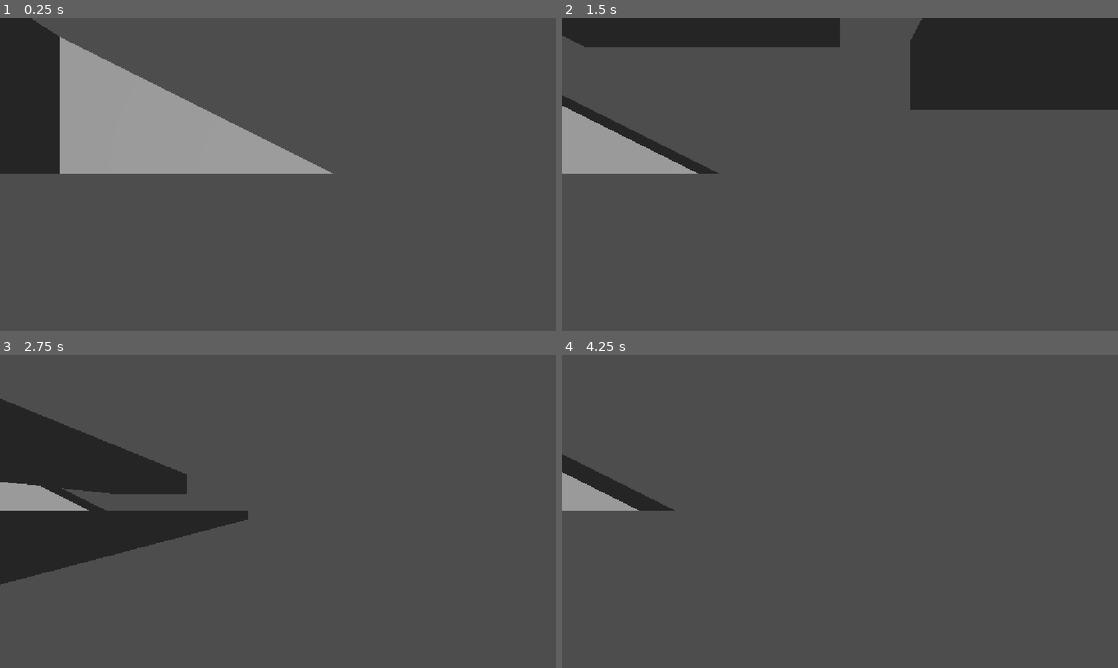
Above: before the commit, frames 1-4 (two rows, left to right).
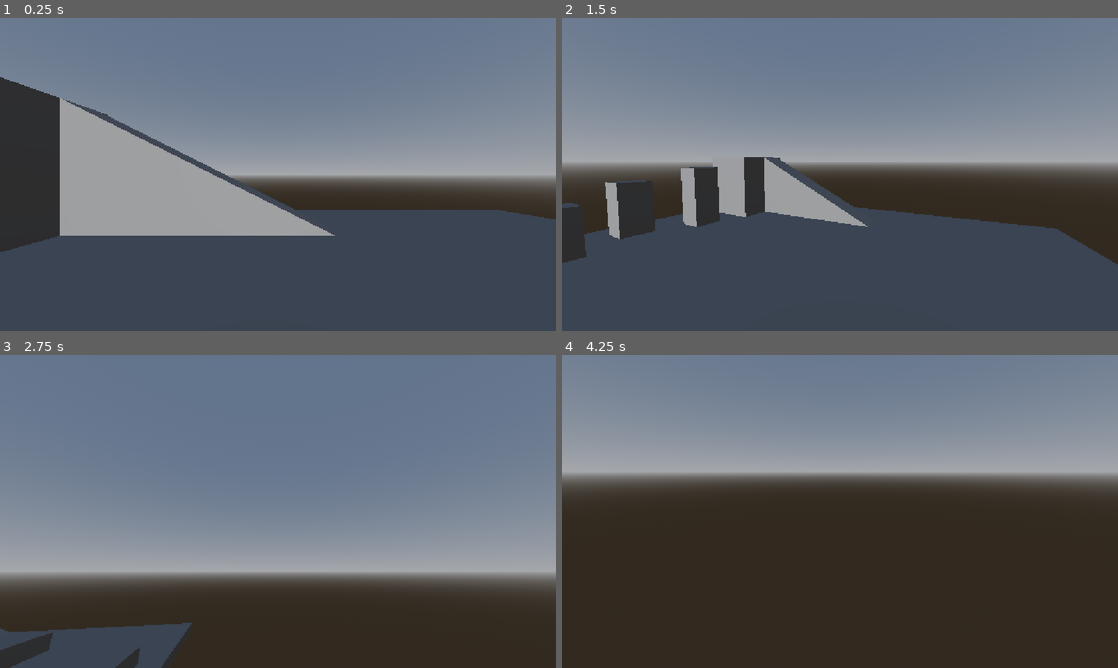
Above: after the commit, the same moments.

Repository: sebaselchadmomos/DarkestNights
Game: Godot game, scene res://Scenes/Gym.tscn
Two runs of this game, one before a commit and one after it. Both use one fixed random seed, a clock stepped at 60 frames per second and the inputs below.
Inputs (mouse positions are in pixels of both pictures, inside the frame that each line leads up to):
- Up to frame 1 (0.25 s): no input
- Up to frame 2 (1.5 s): move the mouse to (962, 158) at 0.52 s; hold D (move_right) 0.53-1.28 s; hold Tab (ui_focus_next) 0.53-1.28 s; tap Space (jump, bound only after the commit) at 0.77, 0.8, 1.07, 1.35 s; move the mouse to (728, 190) at 1.27 s; hold S (move_back) from 1.28 s (still down)
- Up to frame 3 (2.75 s): tap Space (jump, bound only after the commit) at 1.52, 1.82, 2.3 s; tap Tab (ui_focus_next) at 1.55 s; move the mouse to (333, 442) at 2.02 s; release S (move_back) at 2.03 s; hold D (move_right) from 2.03 s (still down); hold Tab (ui_focus_next) from 2.03 s (still down)
- Up to frame 4 (4.25 s): move the mouse to (812, 574) at 2.77 s; release D (move_right) at 2.78 s; release Tab (ui_focus_next) at 2.78 s; hold W (move_forward) 2.78-3.53 s; tap Tab (ui_focus_next) at 2.85 s; tap Space (jump, bound only after the commit) at 3.02, 3.32 s; move the mouse to (1006, 558) at 3.52 s; hold A (move_left) from 3.53 s (still down); hold Space (jump, bound only after the commit) from 3.53 s (still down); tap Escape (ui_cancel) at 4.15 s

The runs differ from the first frame. In frame 1, 56% of the frame differs, in the area x 0-100%, y 0-75%; in frame 2, 61%; in frame 3, 93%; in frame 4, 97%, in the area x 0-100%, y 0-100%.

Commit message:
Caminar + Salto
El jugador ya puede caminar y saltar, además, le añadí las colisiones al GYM

Diff:
--- a/darkest-nights/Player.tscn
+++ b/darkest-nights/Player.tscn
@@ -13,15 +13,16 @@
 
 [node name="Pivot" type="Node3D" parent="CharacterBody3D" unique_id=911055637]
 
-[node name="Marker3D" type="Marker3D" parent="CharacterBody3D" unique_id=1455002347]
-
-[node name="Camera3D" type="Camera3D" parent="CharacterBody3D/Marker3D" unique_id=491630876]
-transform = Transform3D(1, 0, 0, 0, 1, 0, 0, 0, 1, 0, 0.5, -0.10467237)
-current = true
-
 [node name="CollisionShape3D" type="CollisionShape3D" parent="CharacterBody3D" unique_id=1625188646]
 shape = SubResource("CapsuleShape3D_g4v7s")
 debug_color = Color(0, 0.57108206, 0.8436342, 0.41960785)
 
 [node name="MeshInstance3D" type="MeshInstance3D" parent="CharacterBody3D/CollisionShape3D" unique_id=35779933]
 mesh = SubResource("CapsuleMesh_g4v7s")
+
+[node name="Camera3D" type="Camera3D" parent="CharacterBody3D" unique_id=491630876]
+transform = Transform3D(1, 0, 0, 0, 1, 0, 0, 0, 1, 0, 0.5, -0.10467237)
+current = true
+
+[node name="Marker3D" type="Marker3D" parent="CharacterBody3D/Camera3D" unique_id=1455002347]
+transform = Transform3D(1, 0, 0, 0, 1, 0, 0, 0, 1, 0, -0.5, 0.10467237)
--- a/darkest-nights/Scenes/Gym.tscn
+++ b/darkest-nights/Scenes/Gym.tscn
@@ -2,7 +2,17 @@
 
 [ext_resource type="PackedScene" uid="uid://bvcv4t3lshaf8" path="res://Player.tscn" id="1_begwh"]
 
+[sub_resource type="ProceduralSkyMaterial" id="ProceduralSkyMaterial_g4v7s"]
+
+[sub_resource type="Sky" id="Sky_begwh"]
+sky_material = SubResource("ProceduralSkyMaterial_g4v7s")
+
 [sub_resource type="Environment" id="Environment_g4v7s"]
+background_mode = 2
+sky = SubResource("Sky_begwh")
+ambient_light_source = 3
+ambient_light_color = Color(1, 1, 1, 1)
+reflected_light_source = 2
 
 [sub_resource type="CameraAttributesPractical" id="CameraAttributesPractical_k3far"]
 
@@ -11,39 +21,48 @@
 [node name="Node3D" type="Node3D" unique_id=759326149]
 
 [node name="CSGBox3D" type="CSGBox3D" parent="." unique_id=803784663]
+use_collision = true
 size = Vector3(33, 1, 31)
 
 [node name="CSGBox3D2" type="CSGBox3D" parent="." unique_id=657760710]
 transform = Transform3D(1, 0, 0, 0, 1, 0, 0, 0, 1, -12, 3.5, -9)
+use_collision = true
 size = Vector3(5, 6, 5)
 
 [node name="CSGPolygon3D" type="CSGPolygon3D" parent="." unique_id=273472619]
 transform = Transform3D(1, 0, 0, 0, 1, 0, 0, 0, 1, -9.5, 0.5, -9)
+use_collision = true
 polygon = PackedVector2Array(0, 0, 0, 6, 6, 3, 12, 0)
 depth = 2.0
 
 [node name="CSGBox3D3" type="CSGBox3D" parent="." unique_id=2026369639]
 transform = Transform3D(1, 0, 0, 0, 1, 0, 0, 0, 1, -11.5, 3, -3.5)
+use_collision = true
 size = Vector3(2, 5, 2)
 
 [node name="CSGBox3D4" type="CSGBox3D" parent="." unique_id=1195249255]
 transform = Transform3D(1, 0, 0, 0, 1, 0, 0, 0, 1, -13.5, 2.5, 0.5)
+use_collision = true
 size = Vector3(2, 4, 2)
 
 [node name="CSGBox3D5" type="CSGBox3D" parent="." unique_id=472928941]
 transform = Transform3D(1, 0, 0, 0, 1, 0, 0, 0, 1, -11.5, 2, 4.5)
+use_collision = true
 size = Vector3(2, 3, 2)
 
 [node name="CSGBox3D6" type="CSGBox3D" parent="." unique_id=1194347852]
 transform = Transform3D(1, 0, 0, 0, 1, 0, 0, 0, 1, -13.5, 1.5, 8.5)
+use_collision = true
 size = Vector3(2, 2, 2)
 
 [node name="CSGBox3D7" type="CSGBox3D" parent="." unique_id=616219808]
 transform = Transform3D(1, 0, 0, 0, 1, 0, 0, 0, 1, 8.5, 3, 6)
+use_collision = true
 size = Vector3(4, 1, 13)
 
 [node name="CSGBox3D8" type="CSGBox3D" parent="." unique_id=1541739892]
 transform = Transform3D(1, 0, 0, 0, 1, 0, 0, 0, 1, 13.521814, 1.9429166, 6.197365)
+use_collision = true
 size = Vector3(4, 1, 13)
 
 [node name="DirectionalLight3D" type="DirectionalLight3D" parent="." unique_id=866021074]
@@ -54,3 +73,4 @@
 compositor = SubResource("Compositor_m4m0t")
 
 [node name="Player" parent="." unique_id=441289176 instance=ExtResource("1_begwh")]
+transform = Transform3D(1, 0, 0, 0, 1, 0, 0, 0, 1, 0, 3, 0)
--- a/darkest-nights/Scripts/player.gd
+++ b/darkest-nights/Scripts/player.gd
@@ -1,37 +1,86 @@
 extends CharacterBody3D
 
-# How fast the player moves in meters per second.
+# Variables de movimiento
 @export var speed = 14
-# The downward acceleration when in the air, in meters per second squared.
-@export var fall_acceleration = 75
-
+@export var fall_acceleration = 10
+@export var jump_force = 500
 var target_velocity = Vector3.ZERO
 
+# Variables para el mouse
+const MOUSE_SENSITIVITY := 0.002
+var camera_forward: Vector3
+var camera_right: Vector3
 
-func _physics_process(delta):
+func _ready():
+	# Lockea el cursor
+	Input.mouse_mode = Input.MOUSE_MODE_CAPTURED
+
+func _process(_delta: float) -> void:
+	# Deslockea el cursor con ESC
+	if Input.is_action_pressed("ui_cancel"):
+		Input.mouse_mode = Input.MOUSE_MODE_VISIBLE
+
+	# Lockea el cursor con TAB
+	if Input.is_action_pressed("ui_focus_next"):
+		Input.mouse_mode = Input.MOUSE_MODE_CAPTURED
+
+func _unhandled_input(event): # Función para rotar la cámara
+	if event is InputEventMouseMotion:
+
+		# Rotación
+		rotate_y(-event.relative.x * MOUSE_SENSITIVITY)
+		$Camera3D.rotate_x(-event.relative.y * MOUSE_SENSITIVITY)
+
+		# Limites verticales
+		$Camera3D.rotation.x = clampf(
+			$Camera3D.rotation.x,
+			deg_to_rad(-70),
+			deg_to_rad(70)
+		)
+
+
+func _physics_process(delta): # Función para las físicas
 	var direction = Vector3.ZERO
 
+	# Conseguimos valores de la cámara
+	camera_forward = -$Camera3D.global_transform.basis.z
+	camera_right = $Camera3D.global_transform.basis.x
+
+	# Quitamos la parte Y de la cámara (importante más adelante)
+	camera_forward.y = 0
+	camera_right.y = 0
+	camera_forward = camera_forward.normalized()
+	camera_right = camera_right.normalized()
+
+	# Detectamos los inputs
 	if Input.is_action_pressed("move_right"):
-		direction.x += 1
+		direction += camera_right
 	if Input.is_action_pressed("move_left"):
-		direction.x -= 1
+		direction -= camera_right
 	if Input.is_action_pressed("move_back"):
-		direction.z += 1
+		direction -= camera_forward
 	if Input.is_action_pressed("move_forward"):
-		direction.z -= 1
+		direction += camera_forward
 
 	if direction != Vector3.ZERO:
 		direction = direction.normalized()
 		# Setting the basis property will affect the rotation of the node.
-		$Pivot.basis = Basis.looking_at(direction)
+		# $Pivot.basis = Basis.looking_at(direction)
 
 	# Ground Velocity
 	target_velocity.x = direction.x * speed
 	target_velocity.z = direction.z * speed
 
 	# Vertical Velocity
-	#if not is_on_floor(): # If in the air, fall towards the floor. Literally gravity
-	#	target_velocity.y = target_velocity.y - (fall_acceleration * delta)
+	if not is_on_floor(): # Gravedad
+		print("El jugador está en el aire")
+		target_velocity.y = target_velocity.y - (fall_acceleration * delta)
+		## print(target_velocity.y)
+	else:
+		target_velocity.y = 0
+
+	if is_on_floor() and Input.is_action_pressed("jump"):
+		target_velocity.y = target_velocity.y + (jump_force * delta)
 
 	# Moving the Character
 	velocity = target_velocity
--- a/darkest-nights/project.godot
+++ b/darkest-nights/project.godot
@@ -42,6 +42,11 @@
 "events": [Object(InputEventKey,"resource_local_to_scene":false,"resource_name":"","device":-1,"window_id":0,"alt_press …(192 unchanged characters)…
 ]
 }
+jump={
+"deadzone": 0.2,
+"events": [Object(InputEventKey,"resource_local_to_scene":false,"resource_name":"","device":-1,"window_id":0,"alt_pressed":false,"shift_pressed":false,"ctrl_pressed":false,"meta_pressed":false,"pressed":false,"keycode":0,"physical_keycode":32,"key_label":0,"unicode":32,"location":0,"echo":false,"script":null)
+]
+}
 
 [physics]
 
Not shown, added: darkest-nights/Player.tscn2444937492.tmp
